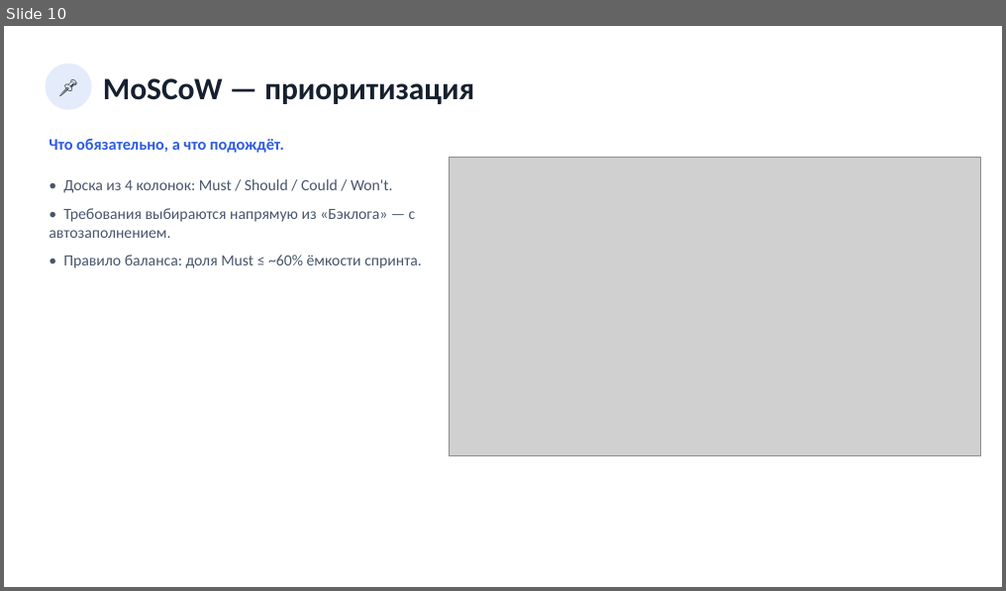
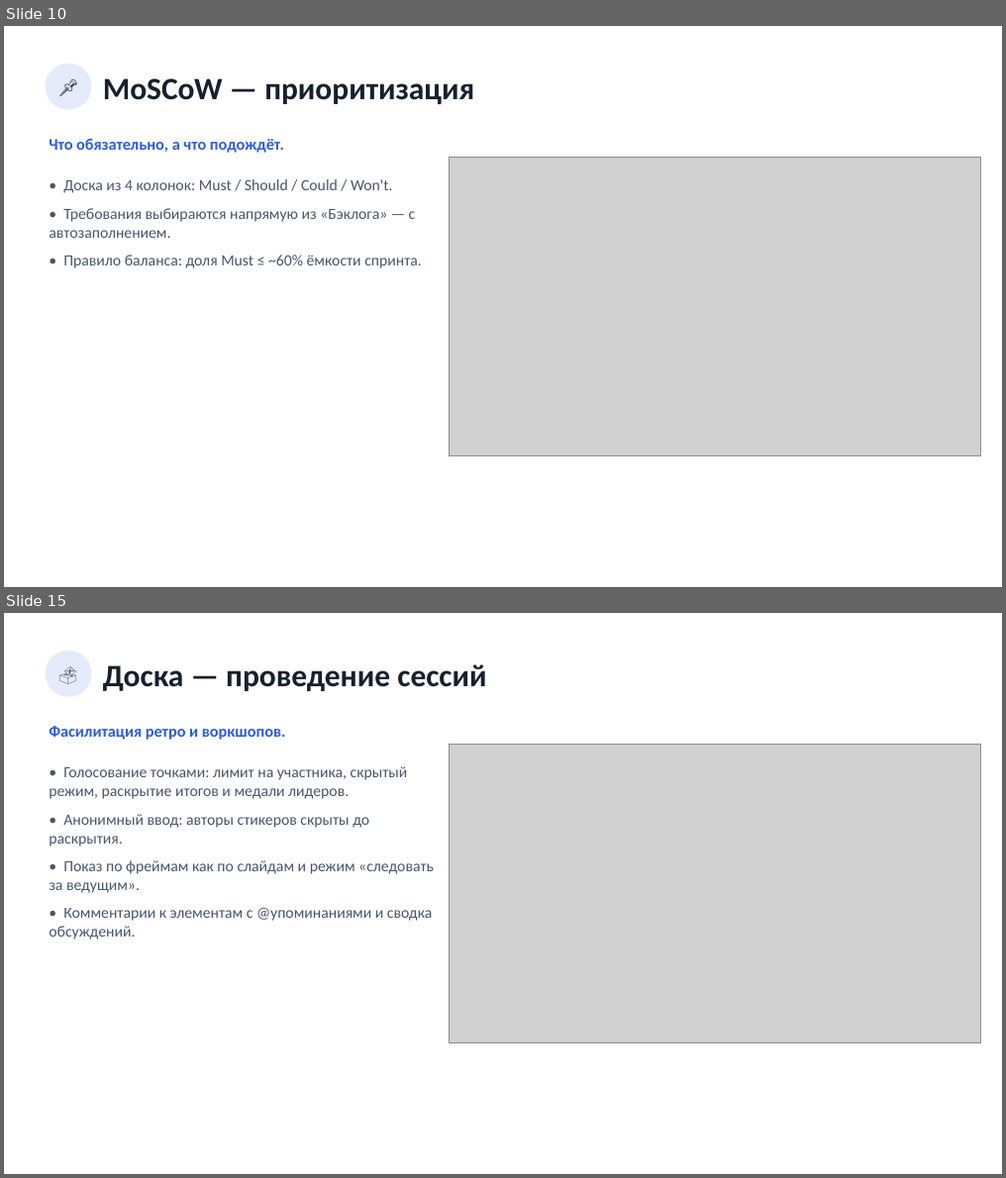
Before and after one commit to neoandrey1985/Planirovanie, a slide deck: frontend/docs/Презентация_приложения.pptx. Shown one above the other, each under a label of ours: slide 10 before the commit, slides 10 and 15 after it; the slides between them are not shown. The pictures are 1006x591 and 1006x1178 pixels, drawn with LibreOffice and Linux fonts; fonts in the diff are those of the drawing; grey boxes stand for pictures. Boxes give left, top, right and bottom in pixels: in the first picture for what was removed or moved away, otherwise in the second. Text is boxed around its words. In the diff, an @@ line names an element or a change of style, - is before the commit and + after.

```diff
--- a/frontend/docs/Презентация_приложения.pptx
+++ b/frontend/docs/Презентация_приложения.pptx
@@ slide 15 added at (4, 613, 1002, 1174), background #FFFFFF @@
@@ ellipse added at (46, 651, 91, 697), fill #E4EBFB, 18 pt, text #16202E @@
+🗳️
@@ text added at (103, 664, 486, 691), 30 pt, text #16202E, bold @@
+Доска — проведение сессий
@@ text added at (49, 726, 286, 740), 15.5 pt, text #2D5BE3, bold @@
+Фасилитация ретро и воркшопов.
@@ picture added at (450, 744, 981, 1043) @@
@@ text added at (49, 766, 434, 940), 15 pt, text #47566B @@
+• Голосование точками: лимит на участника, скрытый режим, раскрытие итогов и медали лидеров.
+• Анонимный ввод: авторы стикеров скрыты до раскрытия.
+• Показ по фреймам как по слайдам и режим «следовать за ведущим».
+• Комментарии к элементам с @упоминаниями и сводка обсуждений.
```
Also in this commit, not shown: 1 slide changed, 4 other slides added, 8 other files.
